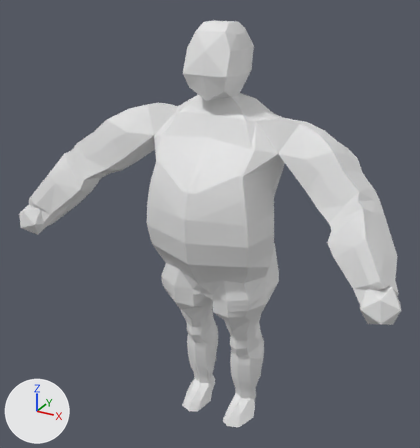
One commit to the Blender file source/Assets/player.blend: the scene before it, then after it.
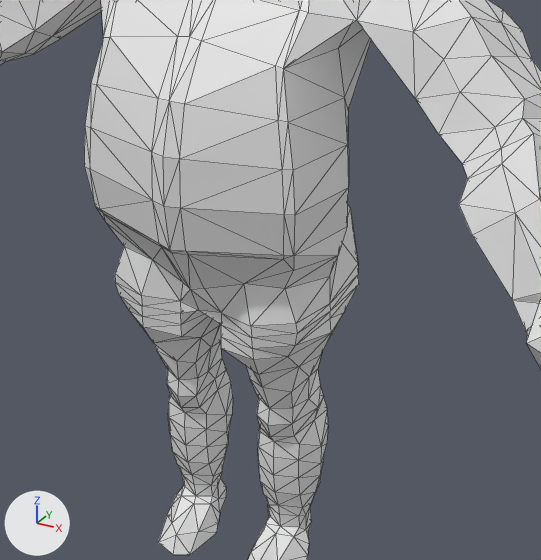
Each version is shown whole from a 50 mm lens placed at (0.976, -1.853, 1.818), pointed at (-0.022, -0.039, 0.91), then close up on the part from 25% to 87% of the width and 32% to 92% of the height. The lights are fixed; the arrows at lower left show +X, +Y and +Z. The close-ups show mesh edges as thin lines.
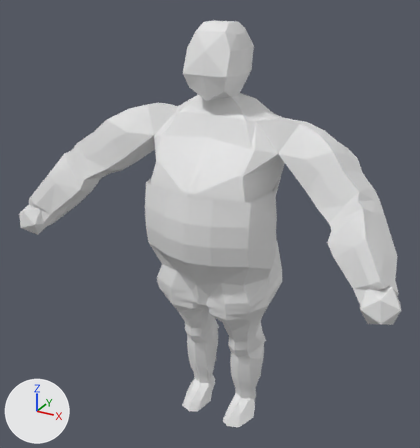
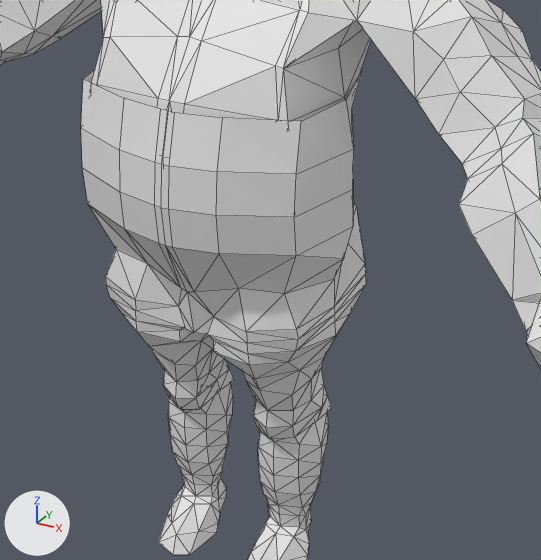
The change, as a diff of the scene's bpy script:
```diff
--- a/source/Assets/player.blend.py
+++ b/source/Assets/player.blend.py
@@ me_cube_003 @@
 # used by ob_cube; location = (0.0, 0.0, 0.0); rotation_euler = (0.0, 0.0, 1.571), in degrees (0, 0, 90)
 # verts and faces of me_cube_003; kept vertices keep their numbers, new ones are numbered from 370
 # before: 2 (0.18, 0.17, 0.78), 29 (0.02, 0.0, 0.72), 51 (0.14, 0.16, 0.82), 55 (-0.14, 0.04, 0.66) at pixel (180, 301), 92 (0.14, 0.17, 0.81)
 # before: 124 (-0.14, 0.04, 0.64) at pixel (180, 313), 238 (-0.14, 0.0, 0.66) at pixel (198, 310)
-me_cube_003.from_pydata(...)  # 370 vertices, 704 faces; spans x -0.35..0.19, y 0.0..0.76, z 0.0..1.65
+me_cube_003.from_pydata(...)  # 496 vertices, 898 faces; spans x -0.35..0.21, y 0.0..0.76, z 0.0..1.65
+# me_cube_003 part 1: a new loose piece of 126 vertices spanning x -0.27..0.21, y 0.0..0.26, z 0.34..1.09
+# me_cube_003 part 2
+delete_faces([(2, 51, 92), (55, 238, 124), (29, 124, 238)])
+faces += [(2, 92, 51), (55, 124, 238), (29, 238, 124)]
```

Where the change shows, as pixel boxes (x1, y1, x2, y2) in the close-ups (541 x 560 px; the box of a moved part takes in the faces that stretch with it):
part 1 of me_cube_003, added
    after: (81, 68, 366, 439)
part 2 of me_cube_003, moved or reshaped (not visible afterwards)
    before: (180, 301, 221, 324)
